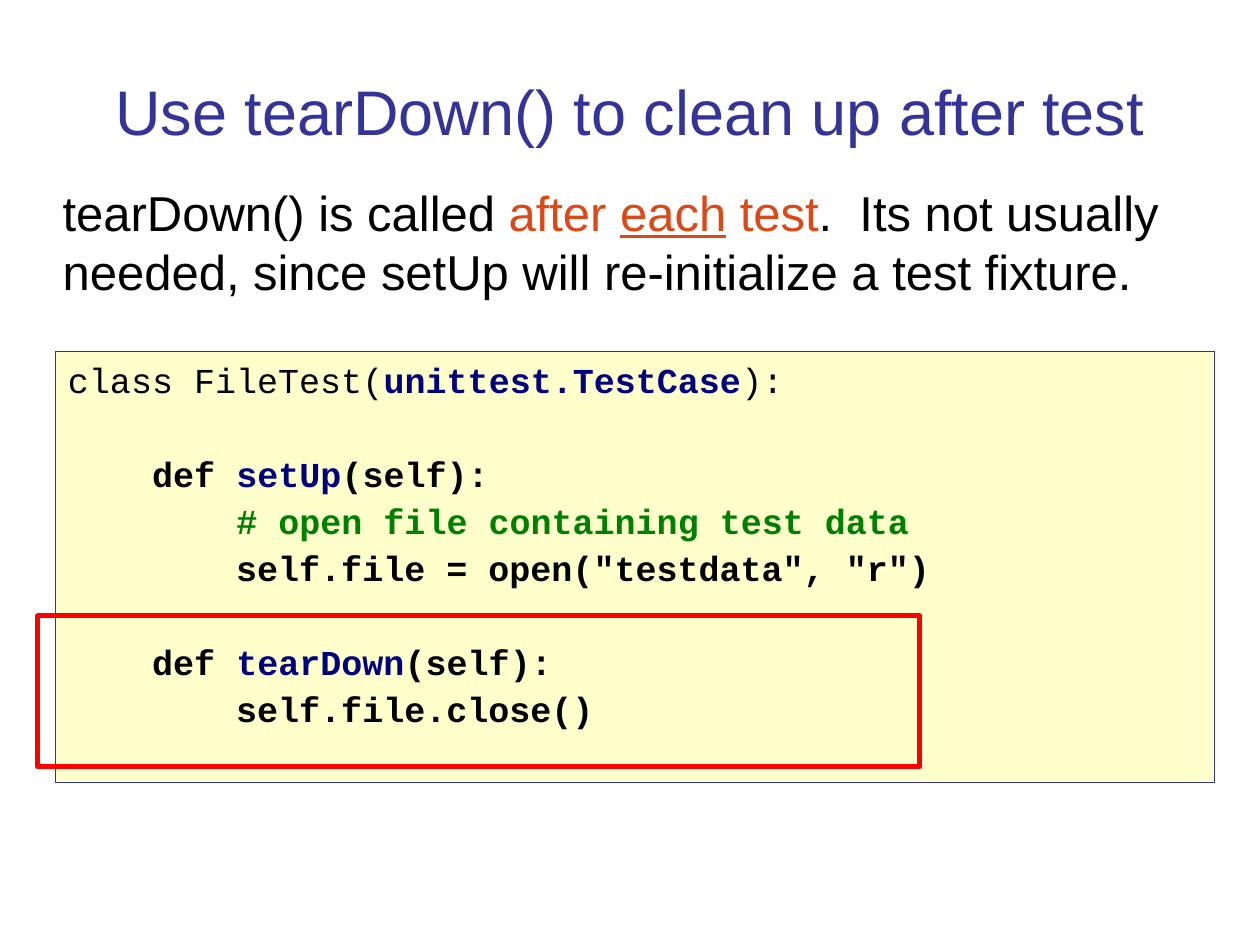
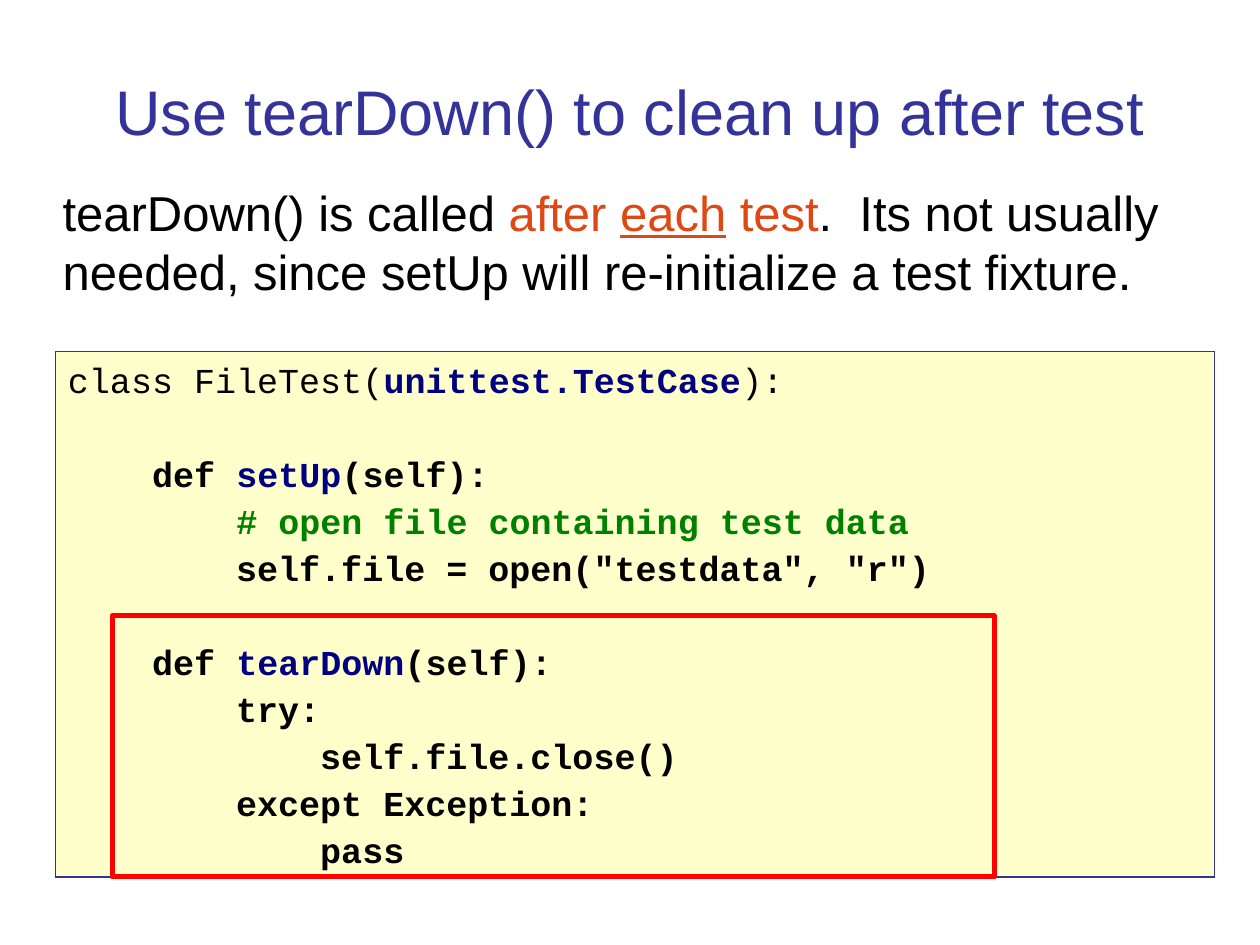
Before and after one commit to cpske/ISP, a slide deck: slide 34 of testing/PythonUnitTesting.ppt (slide 40 before the commit). Drawn at 1260x945 pixels with LibreOffice and Linux fonts; fonts in the diff are those of the drawing. Boxes give left, top, right and bottom in pixels: in the first picture for what was removed or moved away, otherwise in the second. Text is boxed around its words. In the diff, an @@ line names an element or a change of style, - is before the commit and + after.

```diff
--- a/testing/PythonUnitTesting.ppt
+++ b/testing/PythonUnitTesting.ppt
@@ rectangle "class FileTest(unittest.TestCase):": place and size @@
-rectangle "class FileTest(unittest.TestCase):" at (55, 352, 1215, 782)
+rectangle "class FileTest(unittest.TestCase):" at (55, 352, 1215, 877)
@@ rectangle: place and size @@
-rectangle at (38, 616, 920, 767)
+rectangle at (112, 616, 994, 877)
@@ text in rectangle at (236, 698, 320, 730): paragraph added @@
+try:
@@ text in rectangle at (236, 791, 593, 871): paragraphs added @@
+except Exception:
+pass
```
Also in this commit, not shown: 7 other slides changed, 6 slides removed, 6 other files.
